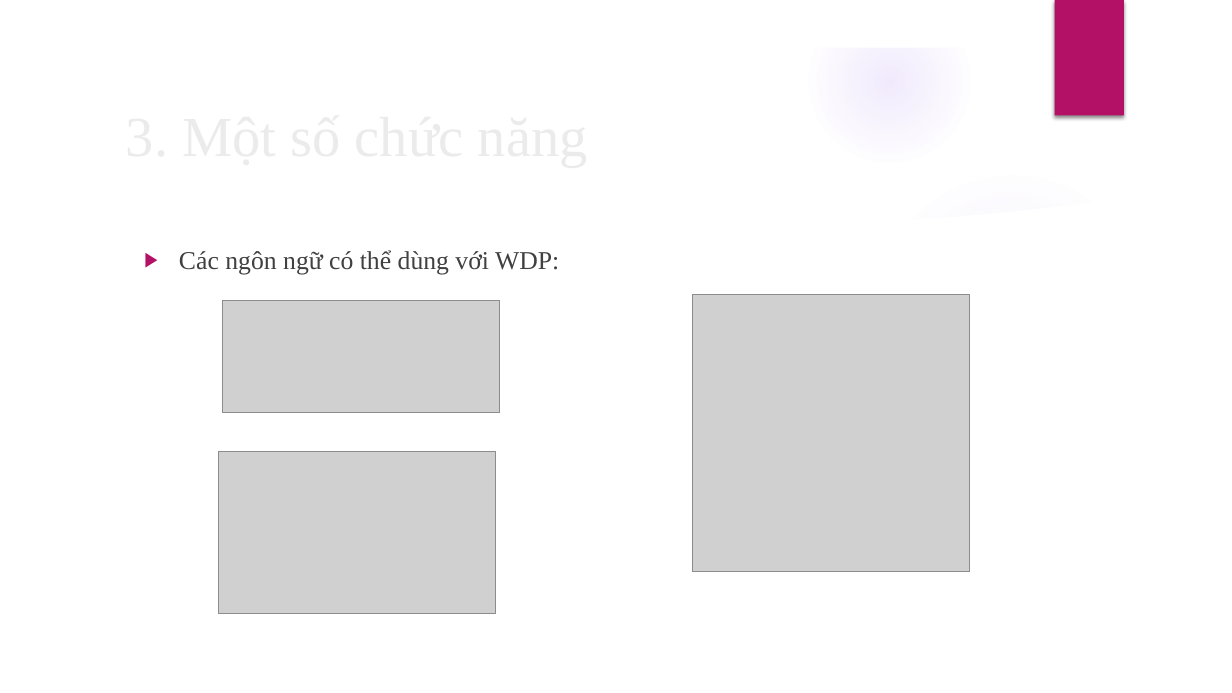
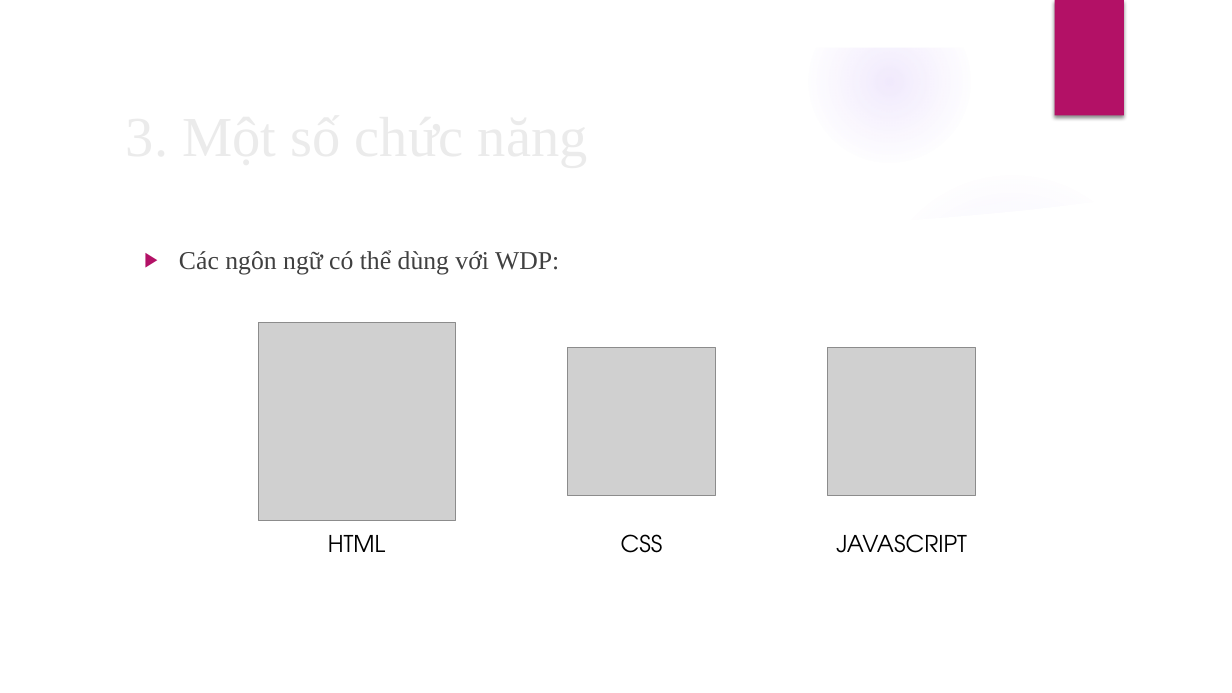
Before and after one commit to ThiinhUET/WDP-project, a slide deck: slide 5 of docs/WDP_Presentation.pptx. Drawn at 1232x693 pixels with LibreOffice and Linux fonts; fonts in the diff are those of the drawing; grey boxes stand for pictures; background and template pictures are left out. Boxes give left, top, right and bottom in pixels: in the first picture for what was removed or moved away, otherwise in the second. Text is boxed around its words. In the diff, an @@ line names an element or a change of style, - is before the commit and + after.

Commit message:
update presentation

```diff
--- a/docs/WDP_Presentation.pptx
+++ b/docs/WDP_Presentation.pptx
@@ picture removed at (692, 295, 970, 572) @@
@@ picture removed at (223, 301, 500, 413) @@
@@ picture added at (258, 323, 455, 519) @@
@@ picture added at (567, 348, 715, 495) @@
@@ picture added at (828, 348, 976, 495) @@
@@ picture removed at (219, 452, 496, 614) @@
@@ text added at (328, 535, 385, 552), 18 pt, text #000000 @@
+HTML
@@ text added at (621, 534, 663, 553), 18 pt, text #000000 @@
+CSS
@@ text added at (836, 534, 967, 553), 18 pt, text #000000 @@
+JAVASCRIPT
```
Also in this commit, not shown: 2 other slides changed.
